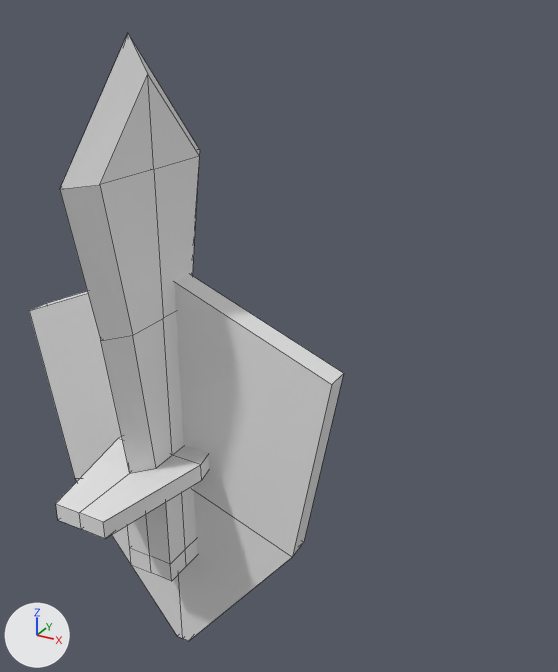
The Blender file SourceAssets/Blender/Weapons.blend as it was, and as the next commit left it.
One viewpoint serves both versions: a camera (50 mm lens) standing at (0.37, -0.455, 0.423) and looking at (-0.013, 0.242, 0.074). Lighting does not change. The marker at lower left points along +X, +Y and +Z. Mesh edges are drawn as thin lines. Materials are left out; every surface is plain grey.

The scene before the commit, as lines of its bpy script (objects in view):
```python
me_cube = bpy.data.meshes.new('Cube')
me_cube.from_pydata(...)  # 12 vertices, 8 faces; spans x 0.0..0.155, y 0.021..0.044, z -0.169..0.219
me_cube_007 = bpy.data.meshes.new('Cube.007')
me_cube_007.from_pydata(...)  # 77 vertices, 79 faces; spans x 0.0..0.337, y -0.17..0.176, z 0.001..0.573
me_cube_007.materials.append(mat_palette)
me_hammer_005 = bpy.data.meshes.new('Hammer.005')
me_hammer_005.from_pydata(...)  # 33 vertices, 24 faces; spans x -0.044..0.0, y -0.1..0.0, z -0.056..0.399
me_hammer_005.materials.append(mat_palette)
ob_humanoid_proxy = bpy.data.objects.new('Humanoid_proxy', me_cube_007)
ob_humanoid_proxy.location = (0.006, 0.3, -0.192)
ob_humanoid_proxy.rotation_euler = (0.0, 0.0, -1.571)  # degrees (0, 0, -90)
_m = ob_humanoid_proxy.modifiers.new('Mirror', 'MIRROR')
ob_humanoid_proxy.hide_set(True)
ob_shield = bpy.data.objects.new('Shield', me_cube)
ob_shield.location = (0.0, -0.004, 0.0)
_m = ob_shield.modifiers.new('Mirror', 'MIRROR')
ob_sword = bpy.data.objects.new('Sword', me_hammer_005)
ob_sword.location = (0.0, 0.0, 0.0)
_m = ob_sword.modifiers.new('Mirror', 'MIRROR')
_m.use_axis = (True, True, False)
```
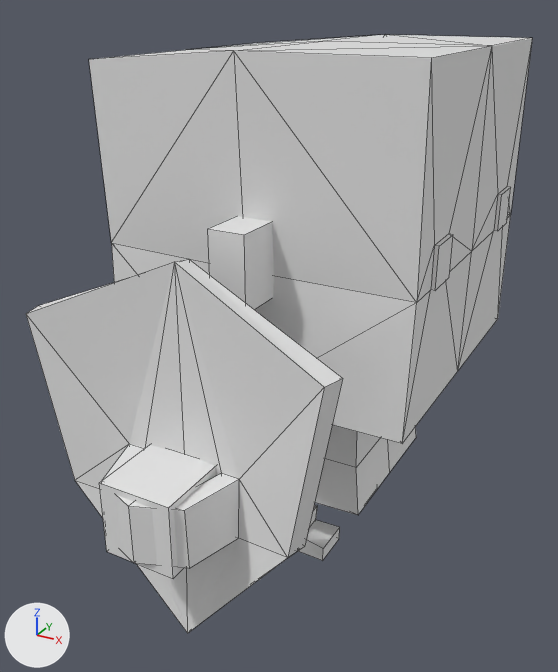
What differs and where, as boxes [x1, y1, x2, y2] in the pictures (558 x 672 px):
'Humanoid_proxy', shown
    after: [89, 35, 532, 579]
'Shield', reshaped, moved
    before: [29, 274, 344, 641]
    after: [26, 260, 343, 633]
'Sword', hidden
    before: [56, 34, 209, 581]

Diff of the bpy script that builds the scene:
```diff
--- a/SourceAssets/Blender/Weapons.blend.py
+++ b/SourceAssets/Blender/Weapons.blend.py
@@ me_cube @@
 # used by ob_shield; location = (0.0, -0.004, 0.0)
-me_cube.from_pydata(...)  # 12 vertices, 8 faces; spans x 0.0..0.155, y 0.021..0.044, z -0.169..0.219
+me_cube.from_pydata(...)  # 30 vertices, 24 faces; spans x 0.0..0.157, y -0.051..0.055, z -0.169..0.222
+# me_cube part 1: the whole mesh is rebuilt
@@ ob_humanoid_proxy @@
 _m = ob_humanoid_proxy.modifiers.new('Mirror', 'MIRROR')
-ob_humanoid_proxy.hide_set(True)
@@ ob_sword @@
 _m = ob_sword.modifiers.new('Mirror', 'MIRROR')
 _m.use_axis = (True, True, False)
+ob_sword.hide_set(True)
@@ ob_shield @@
 ob_shield = bpy.data.objects.new('Shield', me_cube)
-ob_shield.location = (0.0, -0.004, 0.0)
+ob_shield.location = (0.0, 0.006, 0.0)
 _m = ob_shield.modifiers.new('Mirror', 'MIRROR')
```
